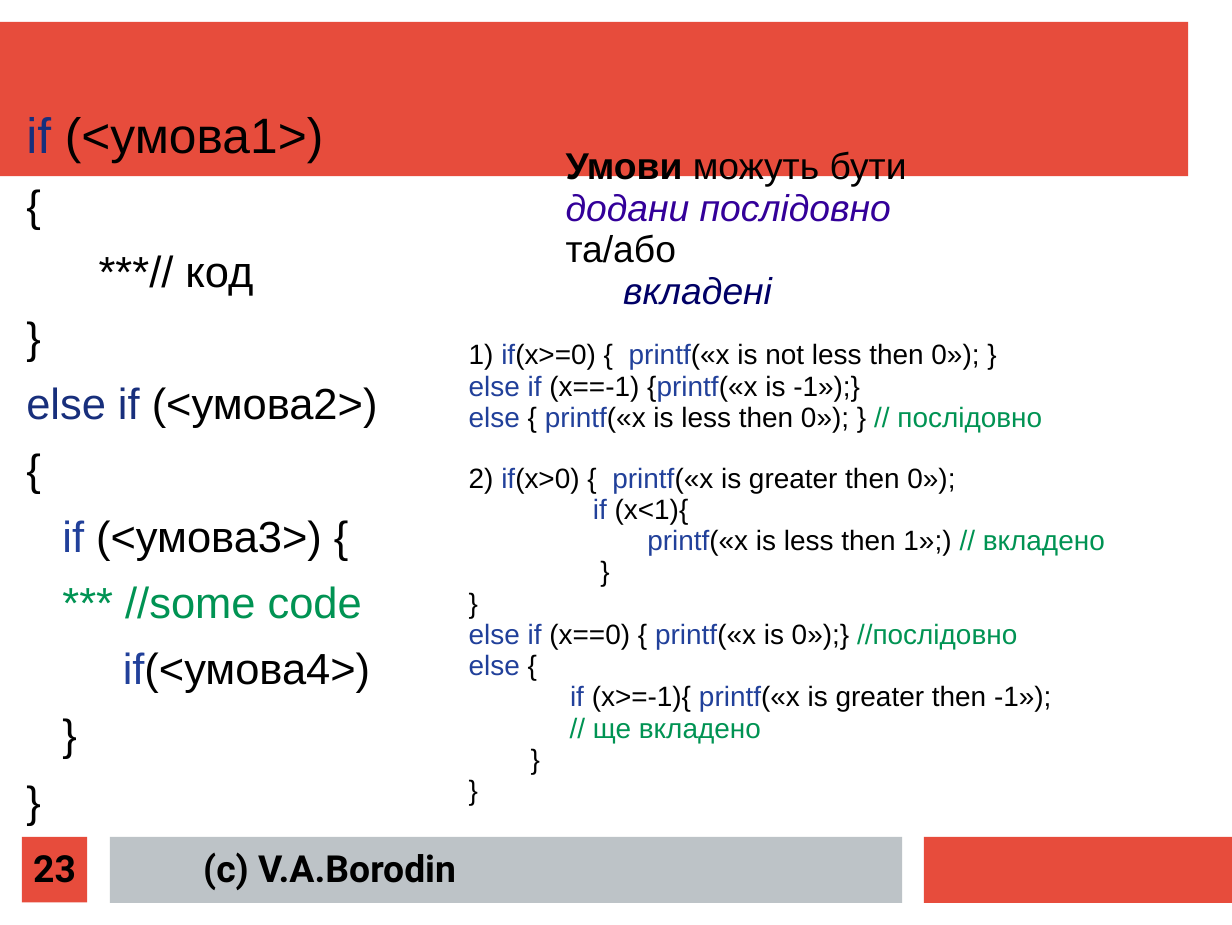
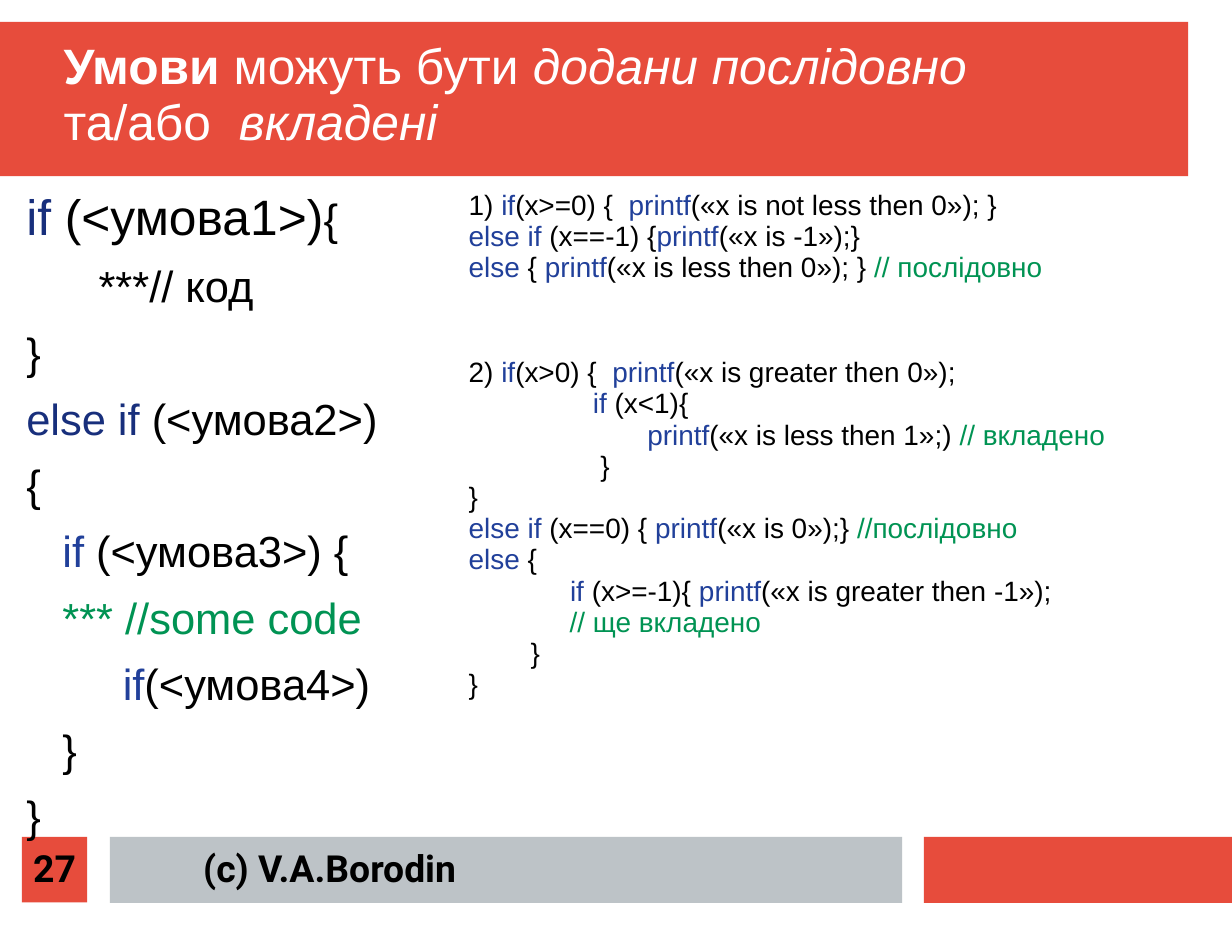
Before and after one commit to mecchmatProjects/CppCourse, a slide deck: slide 27 of Lect02/CppTutorUkr1.ppt (slide 23 before the commit). Drawn at 1232x925 pixels with LibreOffice and Linux fonts; fonts in the diff are those of the drawing. Boxes give left, top, right and bottom in pixels: in the first picture for what was removed or moved away, otherwise in the second. Text is boxed around its words. In the diff, an @@ line names an element or a change of style, - is before the commit and + after.

```diff
--- a/Lect02/CppTutorUkr1.ppt
+++ b/Lect02/CppTutorUkr1.ppt
@@ text at [64, 47, 967, 141]: text changed; size 24 to 32 pt; text colour #000000 to #FFFFFF @@
-Умови можуть бути
-додани послідовно
-та/або
-  вкладені
+Умови можуть бути додани послідовно
+та/або вкладені
@@ text at [26, 199, 323, 244]: text changed @@
-if (<умова1>)
-  {
+if (<умова1>){
@@ text "1) if(x>=0) { printf(«x is ...": place and size @@
-text "1) if(x>=0) { printf(«x is ..." at [469, 343, 1042, 432]
+text "1) if(x>=0) { printf(«x is ..." at [469, 194, 1042, 282]
@@ text "2) if(x>0) { printf(«x is ...": place and size @@
-text "2) if(x>0) { printf(«x is ..." at [469, 467, 1105, 743]
+text "2) if(x>0) { printf(«x is ..." at [469, 361, 1105, 637]
@@ page number at [33, 855, 76, 882]: text changed @@
-23
+27
```
Also in this commit, not shown: 17 other slides changed, 4 slides added, 1 slide removed.
